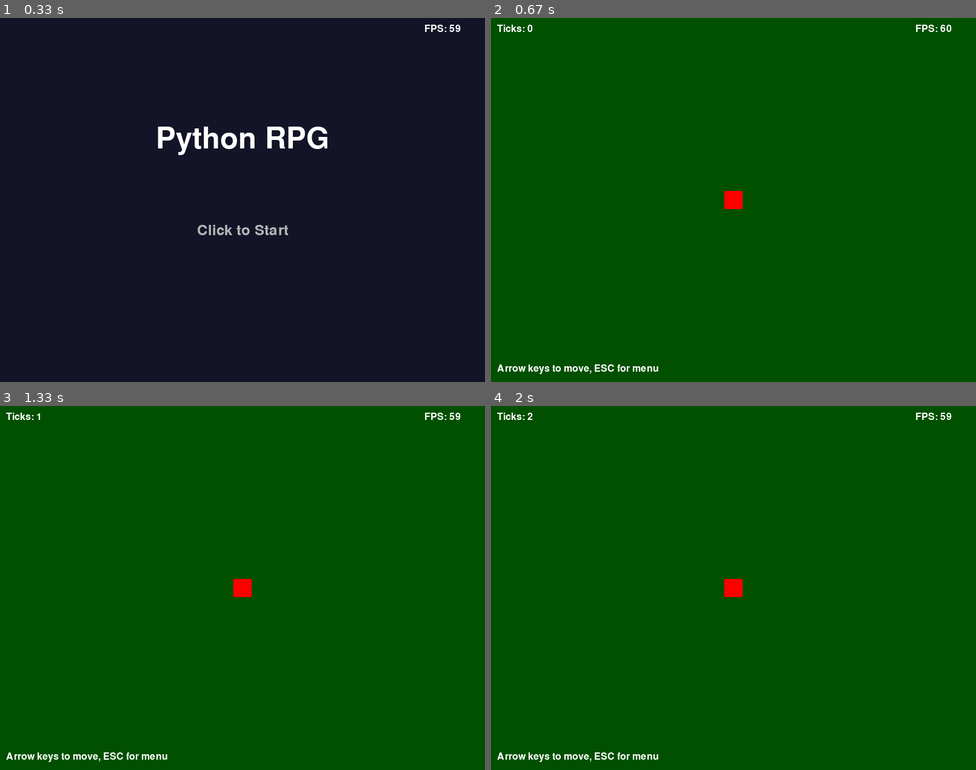
Above: before the commit, frames 1-4 (two rows, left to right).
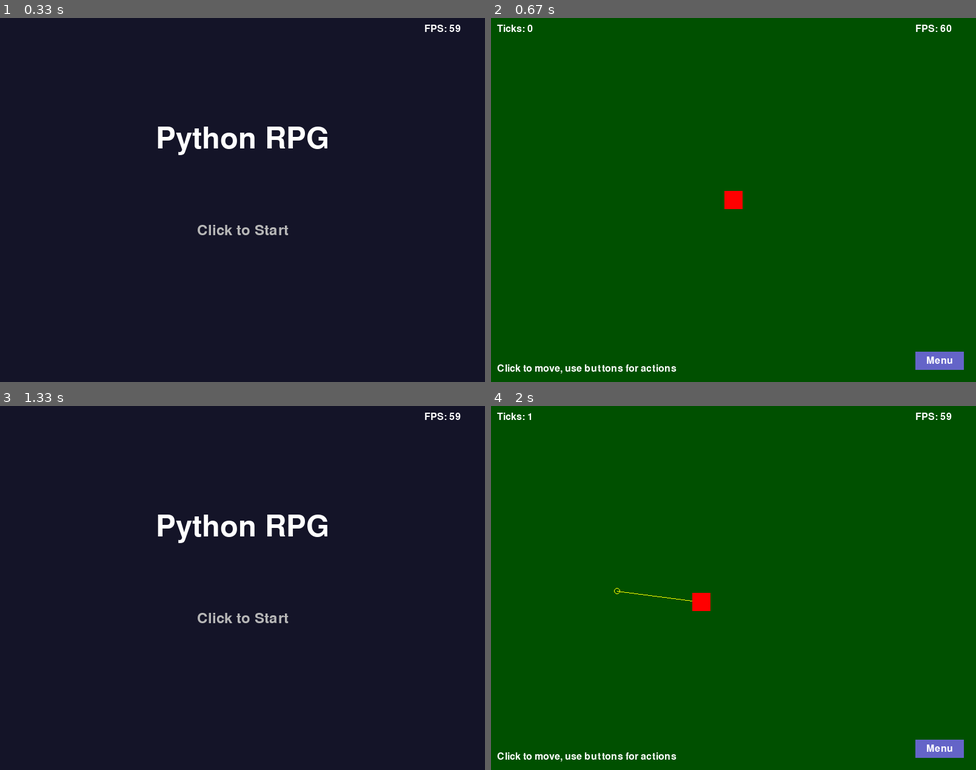
Above: after the commit, the same moments.

Repository: Tasker-AI/python-rpg
Game: pygame game, started from main.py
Two runs of this game, one before a commit and one after it. Both use one fixed random seed, a clock stepped at 60 frames per second and the inputs below.
Inputs (mouse positions are in pixels of both pictures, inside the frame that each line leads up to):
- Up to frame 1 (0.33 s): no input
- Up to frame 2 (0.67 s): click "Click to Start" at 0.38 s
- Up to frame 3 (1.33 s): click (223, 602) at 0.72 s; click (446, 748) at 1.05 s, where only the run after the commit has a clickable "Menu"
- Up to frame 4 (2 s): click (733, 617) at 1.55 s, where only the run after the commit has a clickable "Click to Start"; click (617, 591) at 1.88 s

Frame 1 is identical in both runs. In frame 2, 0.9% of the frame differs, in the area x 1-98%, y 91-98%; in frame 3, 100%, in the area x 0-100%, y 0-100%; in frame 4, 1.3%.

Commit message:
Update game to use mouse-only controls

Diff:
--- a/src/engine/states.py
+++ b/src/engine/states.py
@@ -44,29 +44,47 @@
         self.next_state = "menu"
         self.font = pygame.font.Font(None, 24)
         self.player_pos = [400, 300]
+        self.target_pos = None
         self.player_speed = 200  # pixels per second
         self.game_ticks = 0
         self.tick_rate = 0.6  # seconds per tick
         self.tick_timer = 0
 
+        # UI elements
+        self.menu_button = pygame.Rect(700, 550, 80, 30)
+
     def handle_events(self, events):
         for event in events:
-            if event.type == pygame.KEYDOWN:
-                if event.key == pygame.K_ESCAPE:
-                    # Return to menu on ESC key
-                    self.done = True
+            if event.type == pygame.MOUSEBUTTONDOWN:
+                # Check if menu button was clicked
+                if self.menu_button.collidepoint(event.pos):
+                    self.done = True  # Return to menu
+                else:
+                    # Set target position for player to move to
+                    self.target_pos = list(event.pos)
 
     def update(self, delta_time):
-        # Handle player movement with arrow keys
-        keys = pygame.key.get_pressed()
-        if keys[pygame.K_LEFT]:
-            self.player_pos[0] -= self.player_speed * delta_time
-        if keys[pygame.K_RIGHT]:
-            self.player_pos[0] += self.player_speed * delta_time
-        if keys[pygame.K_UP]:
-            self.player_pos[1] -= self.player_speed * delta_time
-        if keys[pygame.K_DOWN]:
-            self.player_pos[1] += self.player_speed * delta_time
+        # Handle player movement with click-to-move
+        if self.target_pos:
+            # Calculate direction vector to target
+            dx = self.target_pos[0] - self.player_pos[0]
+            dy = self.target_pos[1] - self.player_pos[1]
+
+            # Calculate distance to target
+            distance = (dx**2 + dy**2)**0.5
+
+            if distance > 5:  # Only move if we're not very close to target
+                # Normalize direction vector and apply speed
+                dx = dx / distance * self.player_speed * delta_time
+                dy = dy / distance * self.player_speed * delta_time
+
+                # Update position
+                self.player_pos[0] += dx
+                self.player_pos[1] += dy
+            else:
+                # We've reached the target
+                self.player_pos = list(self.target_pos)
+                self.target_pos = None
 
         # Keep player on screen
         self.player_pos[0] = max(20, min(self.player_pos[0], 780))
@@ -84,13 +102,27 @@
         # Draw game world
         screen.fill((0, 80, 0))  # Green background for grass
 
+        # Draw target position indicator if we have one
+        if self.target_pos:
+            pygame.draw.circle(screen, (255, 255, 0), self.target_pos, 5, 1)
+            # Draw line from player to target
+            pygame.draw.line(screen, (255, 255, 0),
+                           (self.player_pos[0], self.player_pos[1]),
+                           (self.target_pos[0], self.target_pos[1]), 1)
+
         # Draw player as a red rectangle
         pygame.draw.rect(screen, (255, 0, 0),
                         (self.player_pos[0] - 15, self.player_pos[1] - 15, 30, 30))
 
         # Draw UI elements
         tick_text = self.font.render(f"Ticks: {self.game_ticks}", True, (255, 255, 255))
-        help_text = self.font.render("Arrow keys to move, ESC for menu", True, (255, 255, 255))
+        help_text = self.font.render("Click to move, use buttons for actions", True, (255, 255, 255))
+
+        # Draw menu button
+        pygame.draw.rect(screen, (100, 100, 200), self.menu_button)
+        menu_text = self.font.render("Menu", True, (255, 255, 255))
+        menu_rect = menu_text.get_rect(center=self.menu_button.center)
+        screen.blit(menu_text, menu_rect)
 
         screen.blit(tick_text, (10, 10))
         screen.blit(help_text, (10, 570))
Not shown, changed: checklist.md
Not shown, changed: game-design.md
